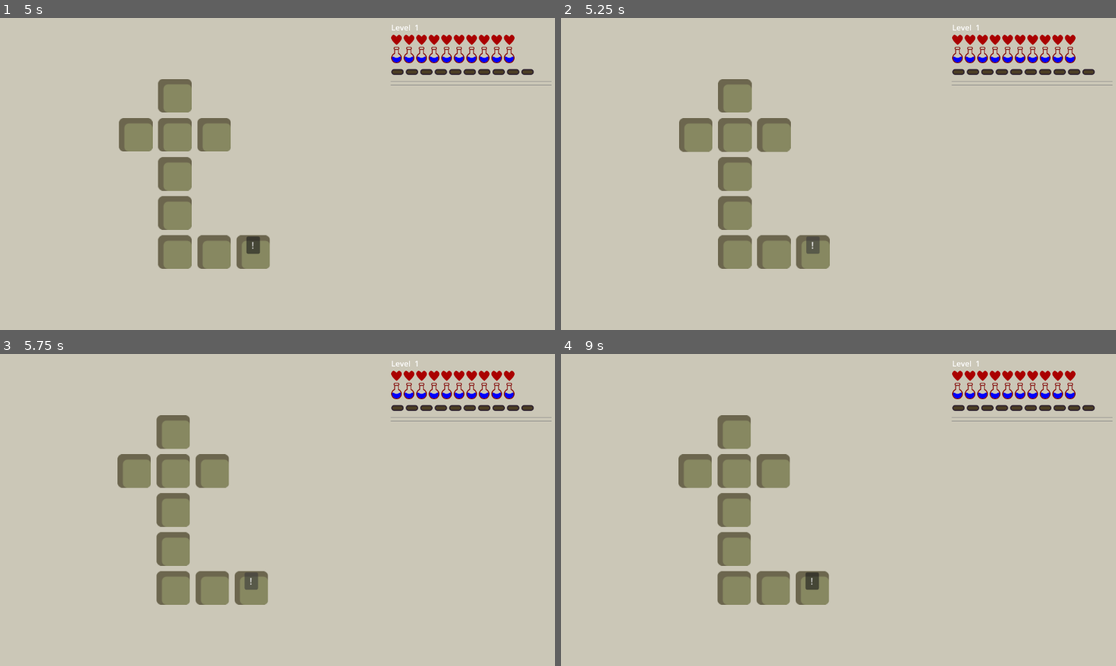
Above: before the commit, frames 1-4 (two rows, left to right).
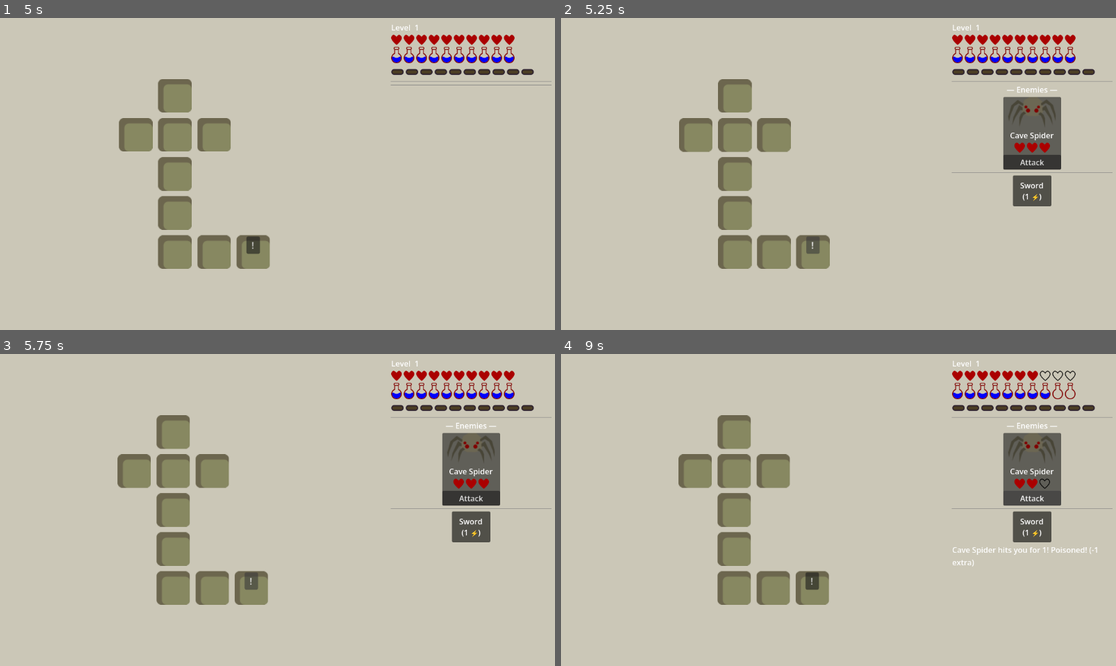
Above: after the commit, the same moments.

Repository: jiexdrop/run-reset
Game: Godot game, scene res://scenes/init.tscn
Same seed, same stepped clock (60 frames per second), same inputs: the game is played once before the commit and once after it.
Inputs (mouse positions are in pixels of both pictures, inside the frame that each line leads up to):
- Up to frame 1 (5 s): click "New Game" at 0.5 s; tap Enter at 1.25 s; move the mouse to (194, 174) at 1.27 s; click (194, 174) at 1.42 s; move the mouse to (160, 139) at 2.02 s; click (160, 139) at 2.17 s; move the mouse to (166, 117) at 2.77 s; click (166, 117) at 2.92 s; move the mouse to (172, 102) at 3.52 s; click (172, 102) at 3.67 s; move the mouse to (233, 252) at 4.27 s; click (233, 252) at 4.42 s
- Up to frame 2 (5.25 s): click "!" at 5 s
- Up to frame 3 (5.75 s): no input
- Up to frame 4 (9 s): click "!" at 5.75 s; click (1032, 497) at 6.5 s, where only the run after the commit has a clickable "Attack"; click (1032, 525) at 7.25 s, where only the run after the commit has a clickable "Sword (1 ⚡)"; click "!" at 8 s; click (1032, 497) at 8.75 s, where only the run after the commit has a clickable "Attack"

Frame 1 is identical in both runs. In frame 2, 3.3% of the frame differs, in the area x 70-100%, y 21-61%; in frame 3, 3.3%; in frame 4, 3.7%, in the area x 70-100%, y 5-69%.
Error before the commit: Invalid assignment of property or key 'attacks' with value of type 'Array' on a base object of type 'Resource (MobDef)'. (res://autoloads/mob_registry.gd:52)

Commit message:
added rat

Diff:
--- a/autoloads/mob_registry.gd
+++ b/autoloads/mob_registry.gd
@@ -49,7 +49,7 @@
 	spider.sprite    = "spider"
 	spider.max_hp    = 3
 	spider.xp_reward = 2
-	spider.attacks   = [bite, venom]
+	spider.attacks.assign([bite, venom])
 	_registry["spider"] = spider
 
 	# ── Sewer Rat ──────────────────────────────────────────────────────────────
@@ -63,7 +63,7 @@
 	rat.sprite    = "rat"
 	rat.max_hp    = 2
 	rat.xp_reward = 1
-	rat.attacks   = [gnaw]
+	rat.attacks.assign([gnaw])
 	_registry["rat"] = rat
 
 	# ── Add more mobs here ─────────────────────────────────────────────────────
--- a/scenes/mob_card.gd
+++ b/scenes/mob_card.gd
@@ -14,7 +14,7 @@
 # Add more mobs here; key matches the "sprite" field in the mob dictionary.
 const MOB_SPRITES: Dictionary = {
 	"spider": preload("res://assets/mobs/spider.png"),
-	# "rat": preload("res://assets/mobs/rat.png"),   # uncomment once asset exists
+	"rat": preload("res://assets/mobs/rat.png"),
 }
 
 const HP_FULL      = preload("res://assets/ui/heart_full.png")
Binary file added: assets/mobs/rat.png
Not shown, added: assets/mobs/rat.png.import
